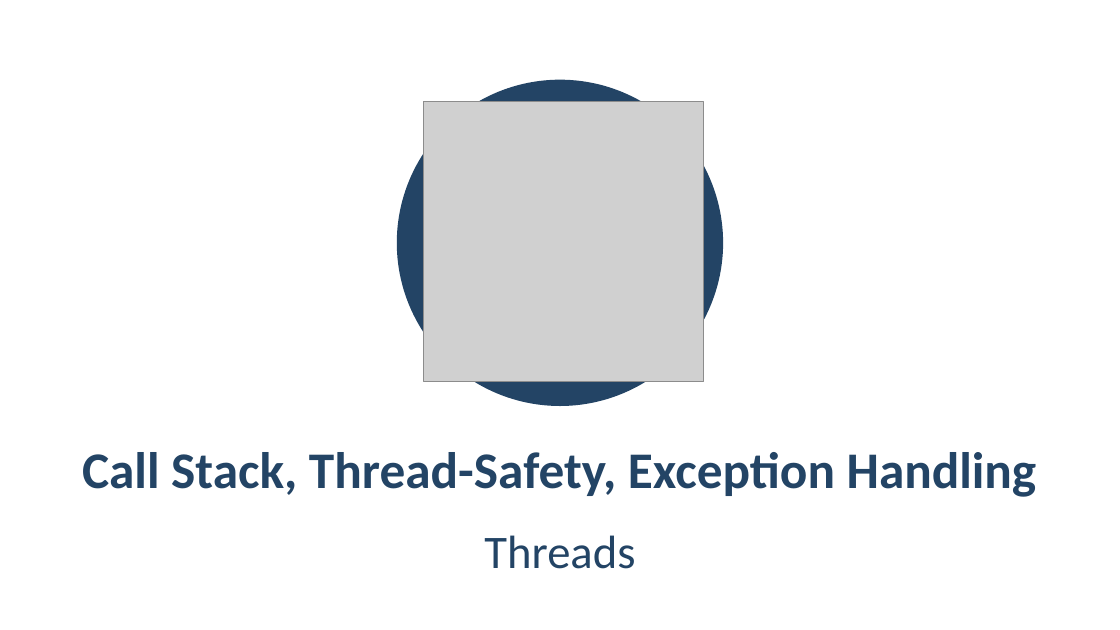
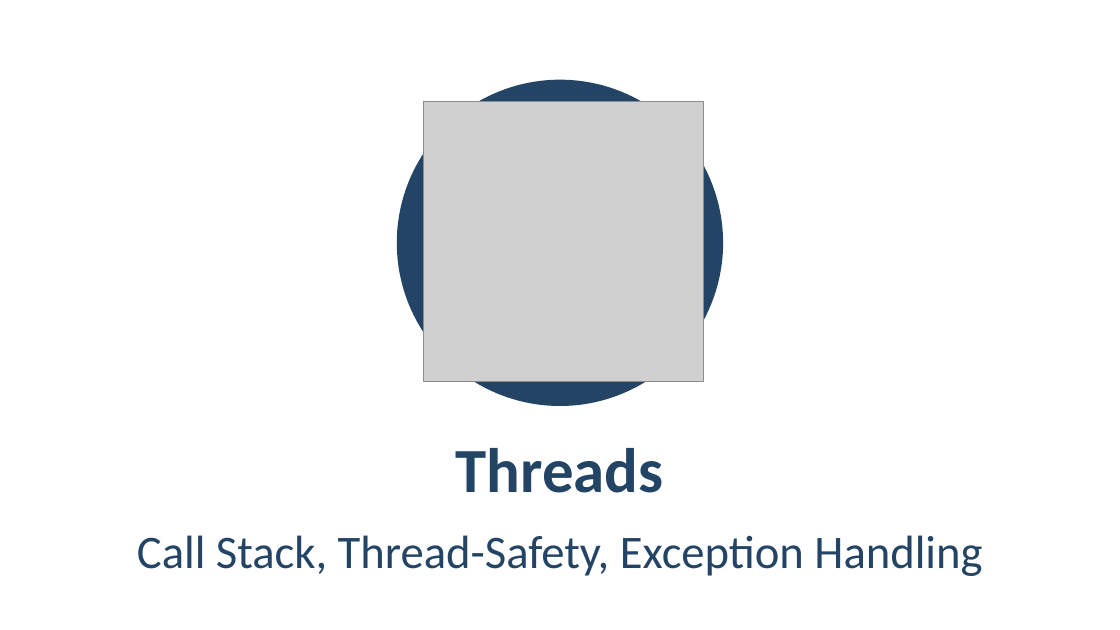
Before and after one commit to PhilShishov/Software-University, a slide deck: slide 14 of C# Web Basics/Presentations/02. CSharp-Web-Basics-Web Server-Asynchronous-Processing.pptx. Drawn at 1120x630 pixels with LibreOffice and Linux fonts; fonts in the diff are those of the drawing; grey boxes stand for pictures; background and template pictures are left out. Boxes give left, top, right and bottom in pixels: in the first picture for what was removed or moved away, otherwise in the second. Text is boxed around its words. In the diff, an @@ line names an element or a change of style, - is before the commit and + after.

```diff
--- a/C# Web Basics/Presentations/02. CSharp-Web-Basics-Web Server-Asynchronous-Processing.pptx
+++ b/C# Web Basics/Presentations/02. CSharp-Web-Basics-Web Server-Asynchronous-Processing.pptx
@@ title "Threads" moved from (x1=484, y1=535, x2=635, y2=569) to (x1=456, y1=448, x2=664, y2=493) @@
@@ title "Threads" at (x1=456, y1=448, x2=664, y2=493): size 40 to 54 pt, bold on; line spacing 1.05 to 1; less space between paragraphs @@
@@ subtitle "Call Stack, Thread-Safety, Exception Handling" moved from (x1=82, y1=452, x2=1037, y2=497) to (x1=137, y1=535, x2=982, y2=576) @@
@@ subtitle "Call Stack, Thread-Safety, Exception Handling" at (x1=137, y1=535, x2=982, y2=576): size 44 to 40 pt, bold off; line spacing 1 to 1.05; more space between paragraphs @@
```
Also in this commit, not shown: 8 other slides changed, 3 other files.
